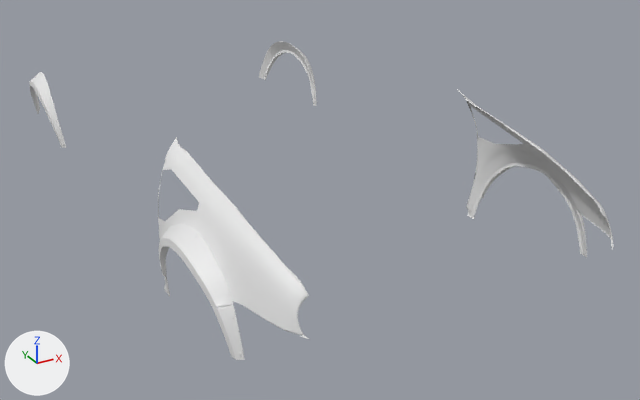
The glTF model public/parts/wendtStrom_fenders_overMild.glb, before and after one commit.
One viewpoint serves both versions: a 50 mm lens placed at (-1.9, -4.18, 2.21), pointed at (0.19, -0.38, 0.31). The lights are fixed; the arrows at lower left show +X, +Y and +Z. The picture after the commit comes second. Where no turn or scale is listed for an object, it has been applied to the vertices.

The first picture shows 'fenders_overMild'.
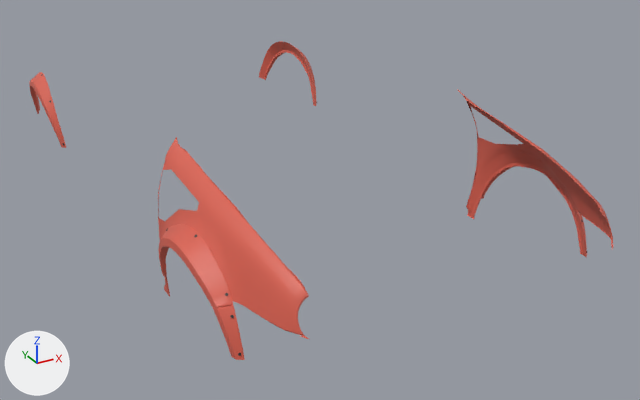
Where the change shows, as pixel boxes [x1, y1, x2, y2] in the pictures (640 x 400 px):
'fenders_overMild', recoloured: [29, 41, 614, 360] in both

Patch to the scene script:
```diff
--- a/public/parts/wendtStrom_fenders_overMild.glb.py
+++ b/public/parts/wendtStrom_fenders_overMild.glb.py
@@ mat_paint @@
 mat_paint = principled_material('Paint')
-mat_paint.base_color = (0.8, 0.8, 0.8)  # white #e7e7e7
+mat_paint.base_color = (0.7, 0.12, 0.08)  # red #da6150
```
